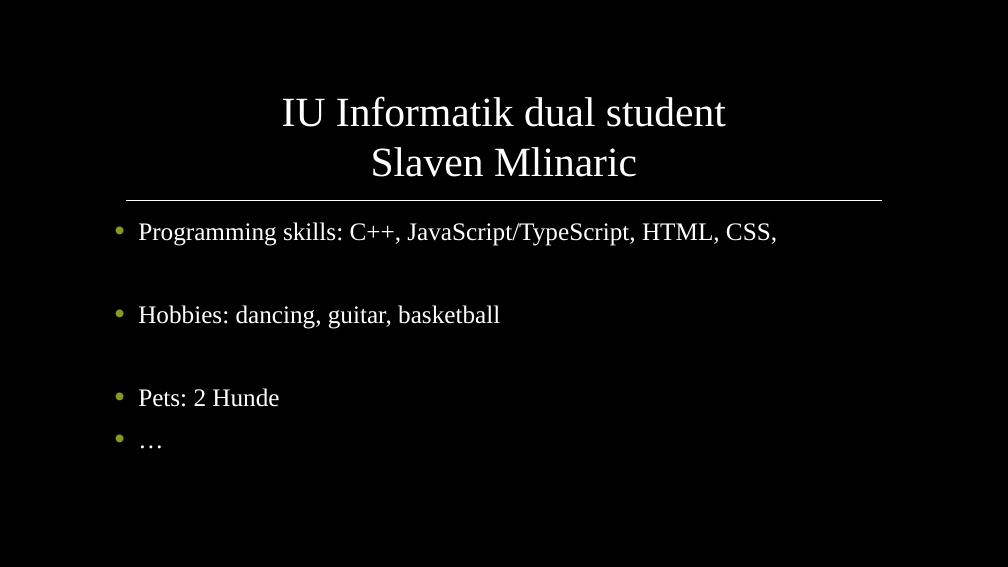
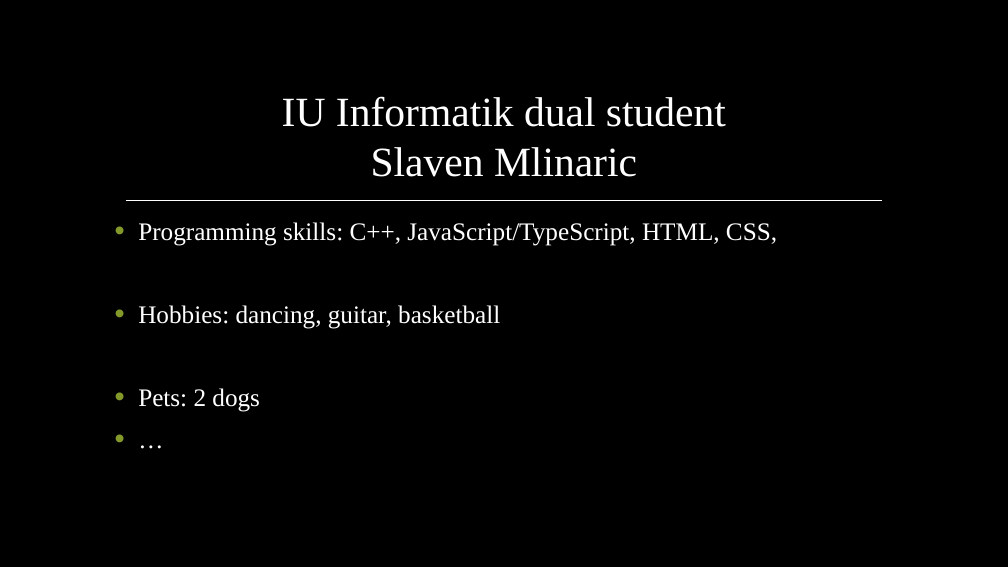
Before and after one commit to slaven2910/IU_DINGER, a slide deck: slide 2 of Informatik/Refactoring_Slaven_Mlinaric - v2 [Autosaved].pptx. Drawn at 1008x567 pixels with LibreOffice and Linux fonts; fonts in the diff are those of the drawing; background and template pictures are left out. Boxes give left, top, right and bottom in pixels: in the first picture for what was removed or moved away, otherwise in the second. Text is boxed around its words. In the diff, an @@ line names an element or a change of style, - is before the commit and + after.

```diff
--- a/Informatik/Refactoring_Slaven_Mlinaric - v2 [Autosaved].pptx
+++ b/Informatik/Refactoring_Slaven_Mlinaric - v2 [Autosaved].pptx
@@ text at [138,388,260,412]: text changed @@
-• Pets: 2 Hunde
+• Pets: 2 dogs
```
Also in this commit, not shown: 5 other slides changed, 3 slides added, 3 slides removed, 3 other files.
